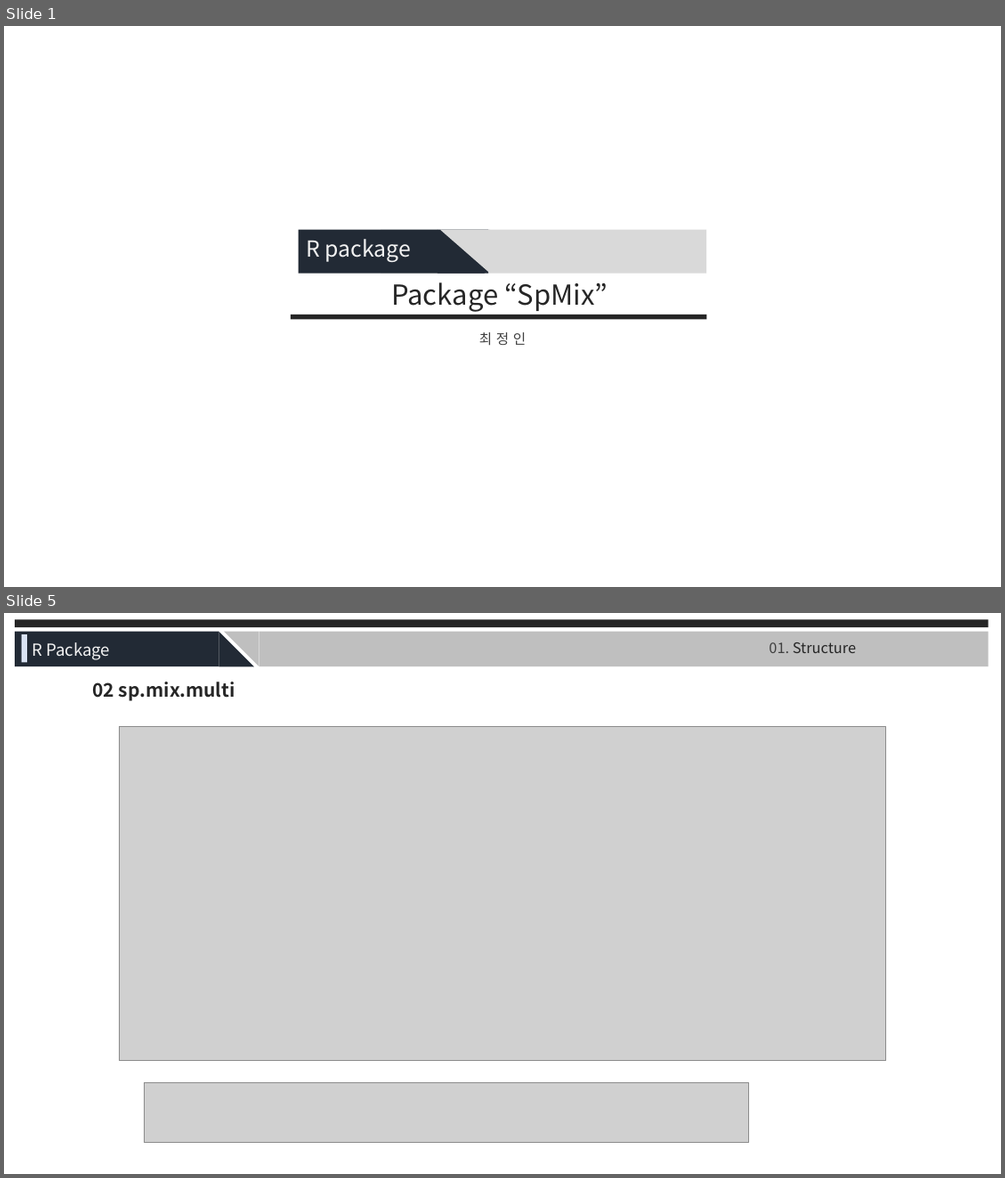
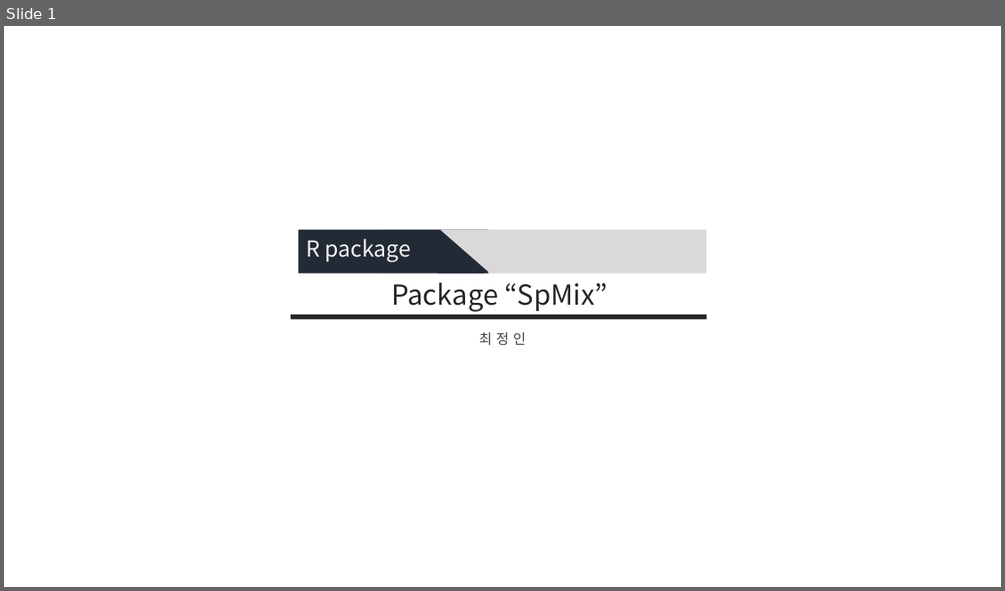
Before and after one commit to JaneeChoi/Semiparam_Mixture, a slide deck: Presentation Slides/0820_SpMix_fmlogcondens.pptx. Shown one above the other, each under a label of ours: slides 1 and 5 before the commit, slide 1 after it; the slides between them are not shown. The pictures are 1005x1178 and 1005x591 pixels, drawn with LibreOffice and Linux fonts; fonts in the diff are those of the drawing; grey boxes stand for pictures. Boxes give left, top, right and bottom in pixels: in the first picture for what was removed or moved away, otherwise in the second. Text is boxed around its words. In the diff, an @@ line names an element or a change of style, - is before the commit and + after.

```diff
--- a/Presentation Slides/0820_SpMix_fmlogcondens.pptx
+++ b/Presentation Slides/0820_SpMix_fmlogcondens.pptx
@@ slide 5 removed at [4, 613, 1001, 1174], background #FFFFFF @@
@@ rectangle removed at [15, 620, 988, 627] @@
@@ rectangle removed at [15, 632, 218, 666] @@
@@ rectangle removed at [21, 634, 26, 662] @@
@@ right triangle removed at [218, 632, 254, 666] @@
@@ right triangle removed at [224, 632, 259, 666] @@
@@ rectangle removed at [259, 632, 988, 666] @@
@@ text removed at [32, 642, 110, 660] @@
-R Package
@@ text removed at [769, 642, 856, 653] @@
-01. Structure
@@ text removed at [92, 682, 235, 701] @@
-02 sp.mix.multi
@@ picture removed at [119, 727, 886, 1060] @@
@@ picture removed at [145, 1082, 749, 1142] @@
```
Also in this commit, not shown: 8 slides changed, 6 slides added, 8 other slides removed, 3 other files.
